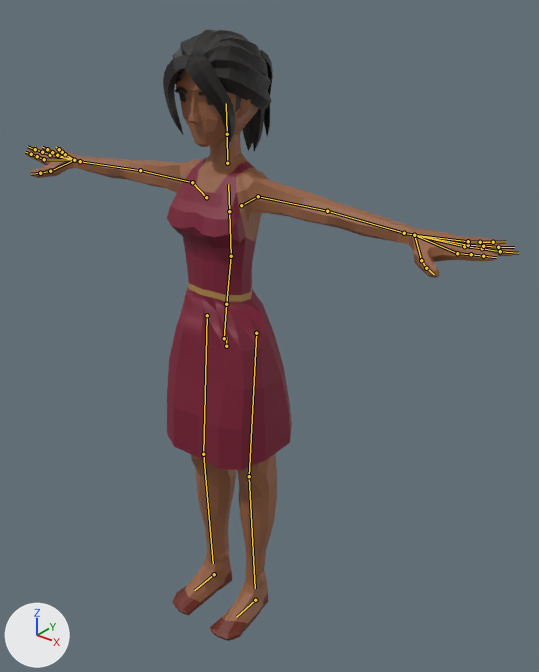
Before and after pictures for a commit that changed the glTF model js/models/avatars/club-crowd-f4.glb.
The view is the same before and after, from a camera (50 mm lens) standing at (1.337, -1.536, 1.967) and looking at (0.084, 0.03, 0.996). Every picture has the same lights, and +X, +Y and +Z are marked at lower left. The first picture is the older version. The bones that change, and the others that lie on the model, are drawn over the model as lines.

In view in the first picture: 'Formad_Head'.
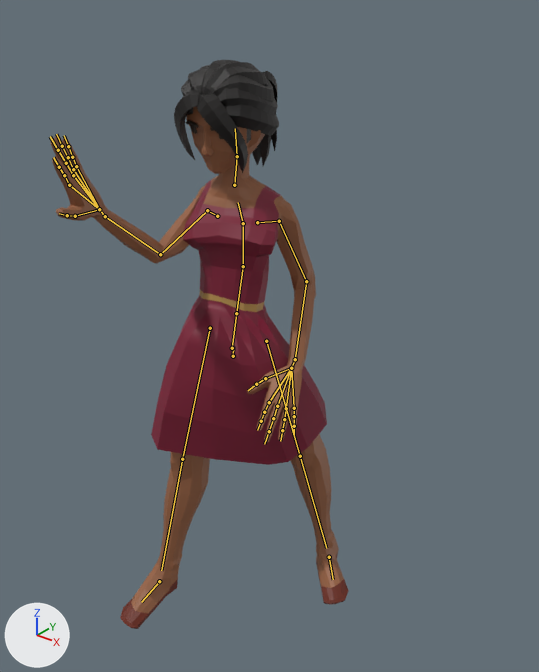
The newer file adds an action. The first version stands in its rest pose; the second is drawn at frame 9 of the action 'Yes'.

Boxes [x1, y1, x2, y2] around the edits, measured in the pictures (539 x 672 px):
'Formad_Head', posed (39% narrower, 7% shorter): before [25, 29, 516, 641]; after [51, 60, 349, 629]
bone 'Body', root to tip: before (226, 346) to (226, 337); after (233, 356) to (233, 346)
bone 'Torso', root to tip: before (231, 256) to (229, 211); after (243, 266) to (243, 223)
bone 'Chest', root to tip: before (229, 211) to (228, 184); after (243, 223) to (238, 202)
bone 'Neck', root to tip: before (227, 163) to (227, 134); after (234, 185) to (237, 156)
bone 'Head', root to tip: before (227, 134) to (226, 103); after (237, 156) to (235, 128)
bone 'Shoulder.L', root to tip: before (241, 205) to (258, 196); after (257, 222) to (279, 221)
bone 'UpperArm.L', root to tip: before (258, 196) to (327, 211); after (279, 221) to (306, 281)
bone 'LowerArm.L', root to tip: before (327, 211) to (404, 233); after (306, 281) to (295, 359)
bone 'Wrist.L', root to tip: before (404, 233) to (414, 235); after (295, 359) to (291, 368)
bone 'Shoulder.R', root to tip: before (206, 197) to (192, 182); after (217, 216) to (207, 210)
bone 'UpperArm.R', root to tip: before (192, 182) to (140, 170); after (207, 210) to (160, 254)
bone 'LowerArm.R', root to tip: before (140, 170) to (80, 161); after (160, 254) to (105, 216)
bone 'Wrist.R', root to tip: before (80, 161) to (74, 160); after (105, 216) to (99, 209)
bone 'UpperLeg.L', root to tip: before (256, 333) to (249, 476); after (266, 341) to (300, 456)
bone 'LowerLeg.L', root to tip: before (249, 476) to (255, 588); after (300, 456) to (326, 548)
bone 'UpperLeg.R', root to tip: before (207, 315) to (203, 454); after (210, 328) to (182, 459)
bone 'LowerLeg.R', root to tip: before (203, 454) to (213, 563); after (182, 459) to (161, 570)
bone 'Foot.L', root to tip: before (255, 600) to (236, 617); after (329, 557) to (333, 579)
bone 'Foot.R', root to tip: before (214, 574) to (194, 590); after (159, 581) to (141, 602)

What the commit changed:
Bone 'Body' (bone_body) moves from (0.0, 0.0, 0.0) to (-0.005, -0.048, -0.034).
Bone 'Body' (bone_body) turns from (0, 0, 0) to (-8, 13, -1) degrees about its own x, y and z.
Bone 'Torso' (bone_torso) turns from (0, 0, 0) to (7, 0, 0) degrees about its own x, y and z.
Bone 'Chest' (bone_chest) turns from (0, 0, 0) to (21, 0, 0) degrees about its own x, y and z.
Bone 'Neck' (bone_neck) turns from (0, 0, 0) to (-33, 0, 0) degrees about its own x, y and z.
Bone 'Head' (bone_head) turns from (0, 0, 0) to (21, -10, -4) degrees about its own x, y and z.
Bone 'Shoulder.L' (bone_shoulder_l) turns from (0, 0, 0) to (-57, -7, 34) degrees about its own x, y and z.
Bone 'UpperArm.L' (bone_upperarm_l) turns from (0, 0, 0) to (-45, 44, -14) degrees about its own x, y and z.
Bone 'LowerArm.L' (bone_lowerarm_l) turns from (0, 0, 0) to (-15, 42, -54) degrees about its own x, y and z.
Bone 'Wrist.L' (bone_wrist_l) turns from (0, 0, 0) to (4, 10, -21) degrees about its own x, y and z.
Bone 'Shoulder.R' (bone_shoulder_r) turns from (0, 0, 0) to (-51, 8, -18) degrees about its own x, y and z.
Bone 'UpperArm.R' (bone_upperarm_r) turns from (0, 0, 0) to (-34, -9, 99) degrees about its own x, y and z.
Bone 'LowerArm.R' (bone_lowerarm_r) turns from (0, 0, 0) to (79, -34, -49) degrees about its own x, y and z.
Bone 'Wrist.R' (bone_wrist_r) turns from (0, 0, 0) to (14, -17, -4) degrees about its own x, y and z.
Bone 'UpperLeg.L' (bone_upperleg_l) turns from (0, 0, 0) to (27, 15, -3) degrees about its own x, y and z.
Bone 'LowerLeg.L' (bone_lowerleg_l) turns from (0, 0, 0) to (-8, 0, 0) degrees about its own x, y and z.
Bone 'UpperLeg.R' (bone_upperleg_r) turns from (0, 0, 0) to (5, 12, 10) degrees about its own x, y and z.
Bone 'LowerLeg.R' (bone_lowerleg_r) turns from (0, 0, 0) to (-6, -1, 0) degrees about its own x, y and z.
Bone 'Foot.L' (bone_foot_l) moves from (0.0, 0.0, 0.0) to (0.069, -0.347, 0.015).
Bone 'Foot.L' (bone_foot_l) turns from (0, 0, 0) to (9, 0, -44) degrees about its own x, y and z.
Bone 'Foot.R' (bone_foot_r) moves from (0.0, 0.0, 0.0) to (-0.151, 0.127, 0.03).
Bone 'Foot.R' (bone_foot_r) turns from (0, 0, 0) to (9, 0, -6) degrees about its own x, y and z.
